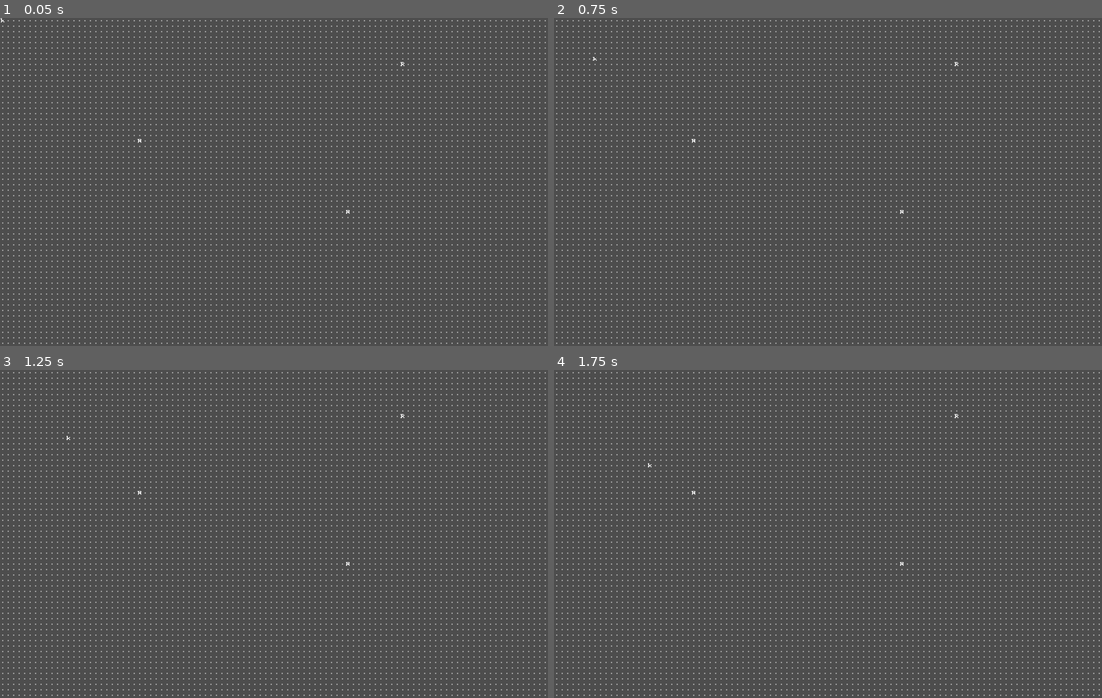
Above: before the commit, frames 1-4 (two rows, left to right).
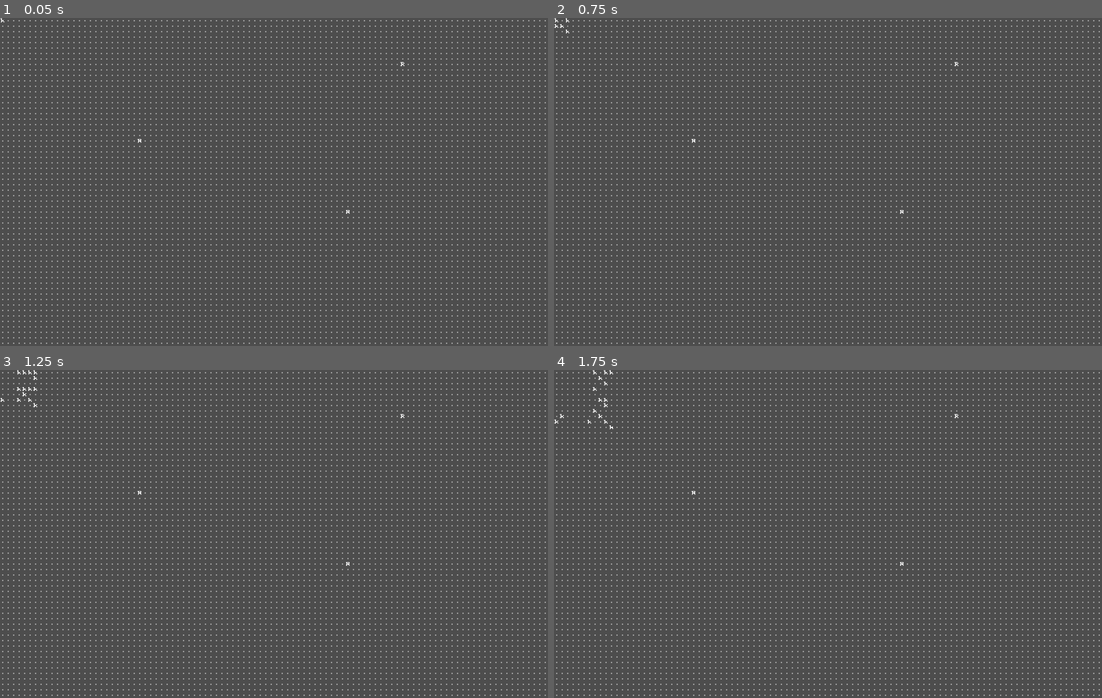
Above: after the commit, the same moments.

Repository: rainbowd-ash/roguelike_simulation
Game: Godot game, scene res://game/world.tscn
The game is run twice, just before and just after one commit, with the same random seed, the same clock (stepped at 60 frames per second) and the same inputs. Before the commit the project starts from res://world.tscn.
Inputs:
- Up to frame 1 (0.05 s): no input
- Up to frame 2 (0.75 s): tap Enter at 0.5 s
- Up to frame 3 (1.25 s): no input
- Up to frame 4 (1.75 s): no input

Frame 1 is identical in both runs. In frame 2, less than 0.1% of the frame differs, in the area x 0-8%, y 0-14%; in frame 3, less than 0.1%; in frame 4, 0.1%, in the area x 0-18%, y 0-30%.

Commit message:
like... a bunch of changes

Diff:
--- a/autoloads/grid.gd
+++ b/autoloads/grid.gd
@@ -1,5 +1,7 @@
+extends Node
 #class_name Grid
-extends Node
+
+## Converts world/pixel coordinates to points on the pathfinding grid
 
 var tile_size : Vector2
 
--- /dev/null
+++ b/bots/wander_bot.tscn
@@ -0,0 +1,15 @@
+[gd_scene format=3 uid="uid://dut5yvmixbs5m"]
+
+[ext_resource type="Script" uid="uid://dppkm2clrowfg" path="res://robot_components/entity_base.gd" id="1_mjeju"]
+[ext_resource type="Texture2D" uid="uid://c6ks5xx8eul55" path="res://tiles/tileset/cp437_10x10.png" id="2_avwlk"]
+
+[node name="WanderBot" type="Node2D" unique_id=716353204]
+script = ExtResource("1_mjeju")
+
+[node name="Sprite" type="Sprite2D" parent="." unique_id=904991775]
+position = Vector2(5, 5)
+texture = ExtResource("2_avwlk")
+region_enabled = true
+region_rect = Rect2(110, 60, 10, 10)
+
+[node name="Navigation" type="Node" parent="." unique_id=1368671110]
--- a/a_star_grid.gd
+++ b/game/navigation_grid.gd
@@ -1,4 +1,5 @@
 extends Node
+#class_name NavigationGrid
 
 var astar_grid : AStarGrid2D
 
--- a/world.gd
+++ b/game/world.gd
@@ -14,6 +14,7 @@
 
 func _ready() -> void:
 	world_gen()
+	spawn_wanderbots(20)
 	#%ProcGen/FactoryLayout.generate_factory_floor()
 	#%AStarGrid.update_grid()
 
@@ -34,7 +35,12 @@
 	#for i in rechargers.size():
 		#var location = rechargers[i]
 		#floor_space[location.y][location.x] = false
-	%AStarGrid.update_grid(floor_space)
+	NavigationGrid.update_grid(floor_space)
+
+func spawn_wanderbots(amount : int):
+	const WANDER_BOT = preload("uid://dut5yvmixbs5m")
+	for i in amount:
+		$Entities.add_child(WANDER_BOT.instantiate())
 
 func set_cell(location : Vector2i, value) -> void:
 	var x = location.x
--- a/world.tscn
+++ b/game/world.tscn
@@ -1,38 +1,24 @@
 [gd_scene format=3 uid="uid://dqnhym6r8k7o4"]
 
-[ext_resource type="Script" uid="uid://dmhg5rd2hesv3" path="res://world.gd" id="1_wse8f"]
-[ext_resource type="Script" uid="uid://1q1v4u1cebx" path="res://a_star_grid.gd" id="2_ic0uy"]
-[ext_resource type="Texture2D" uid="uid://decugfypnphwq" path="res://tiles/tileset/floor.png" id="5_70uel"]
-[ext_resource type="Script" uid="uid://dppkm2clrowfg" path="res://robot_components/entity_base.gd" id="6_hiqwa"]
-[ext_resource type="Texture2D" uid="uid://c6ks5xx8eul55" path="res://tiles/tileset/cp437_10x10.png" id="7_2u3nc"]
-[ext_resource type="Script" uid="uid://p2vr0k08sw0p" path="res://interactables/recharge_machines.gd" id="10_cbp6q"]
+[ext_resource type="Script" uid="uid://dmhg5rd2hesv3" path="res://game/world.gd" id="1_fhh06"]
+[ext_resource type="Texture2D" uid="uid://decugfypnphwq" path="res://tiles/tileset/floor.png" id="3_0q2ew"]
+[ext_resource type="PackedScene" uid="uid://dut5yvmixbs5m" path="res://bots/wander_bot.tscn" id="3_805w3"]
+[ext_resource type="Texture2D" uid="uid://c6ks5xx8eul55" path="res://tiles/tileset/cp437_10x10.png" id="5_6ib04"]
+[ext_resource type="Script" uid="uid://p2vr0k08sw0p" path="res://interactables/recharge_machines.gd" id="6_cjey8"]
 
 [node name="World" type="Node2D" unique_id=1242992929]
 scale = Vector2(1.5, 1.5)
-script = ExtResource("1_wse8f")
-
-[node name="AStarGrid" type="Node" parent="." unique_id=2051265867]
-unique_name_in_owner = true
-script = ExtResource("2_ic0uy")
+script = ExtResource("1_fhh06")
 
 [node name="Floor" type="Sprite2D" parent="." unique_id=550603305]
 modulate = Color(0.5890956, 0.5890956, 0.5890956, 1)
-texture = ExtResource("5_70uel")
+texture = ExtResource("3_0q2ew")
 centered = false
 
 [node name="Entities" type="Node2D" parent="." unique_id=1466909826]
 unique_name_in_owner = true
 
-[node name="WanderBot" type="Node2D" parent="Entities" unique_id=84570191]
-script = ExtResource("6_hiqwa")
-
-[node name="Sprite" type="Sprite2D" parent="Entities/WanderBot" unique_id=2116703556]
-position = Vector2(5, 5)
-texture = ExtResource("7_2u3nc")
-region_enabled = true
-region_rect = Rect2(110, 60, 10, 10)
-
-[node name="Navigation" type="Node" parent="Entities/WanderBot" unique_id=1811146124]
+[node name="WanderBot" parent="Entities" unique_id=716353204 instance=ExtResource("3_805w3")]
 
 [node name="Interactables" type="Node2D" parent="." unique_id=2093705675]
 
--- a/project.godot
+++ b/project.godot
@@ -10,13 +10,14 @@
 
 [application]
 
-config/name="roguelike_simulation"
+config/name="Robot Simulation"
 run/main_scene="uid://dqnhym6r8k7o4"
 config/features=PackedStringArray("4.6", "Forward Plus")
 
 [autoload]
 
 Grid="*uid://bgnh732haal63"
+NavigationGrid="*uid://1q1v4u1cebx"
 
 [display]
 
--- a/robot_components/entity_base.gd
+++ b/robot_components/entity_base.gd
@@ -1,12 +1,14 @@
 class_name Entity
 extends Node2D
 
-var grid_position : Vector2i
 @onready var world: World = $"../.."
 
+var grid_position : Vector2i
+
 var movement_path : Array
+var current_destination : Vector2i
 
-var movespeed : int = 5
+var movespeed : int = 7
 var wait : int = 0
 
 func _ready() -> void:
@@ -14,15 +16,19 @@
 
 func _physics_process(_delta: float) -> void:
 	if wait == 0:
-		ai()
+		if movement_path.size() == 0:
+			wander()
+		else:
+			continue_along_path()
 	else:
 		wait = wait - 1
 
-func ai():
-	if movement_path.size() == 0:
-		var new_destination = Vector2i(randi_range(0,world.width),randi_range(0,world.height))
-		movement_path = %AStarGrid.astar_grid.get_id_path(grid_position,new_destination)
-	else:
-		grid_position = movement_path.pop_front()
-		position = Grid.grid_to_position(grid_position)
-		wait = movespeed
+func continue_along_path():
+	grid_position = movement_path.pop_front()
+	position = Grid.grid_to_position(grid_position)
+	wait = movespeed
+
+func wander():
+	var new_destination = Vector2i(randi_range(0,world.width-1),randi_range(0,world.height-1))
+	movement_path = NavigationGrid.astar_grid.get_id_path(grid_position,new_destination)
+	wait = randi_range(20,45)
Renamed: a_star_grid.gd.uid -> game/navigation_grid.gd.uid
Renamed: world.gd.uid -> game/world.gd.uid
Not shown: 1 places in game/world.tscn that only renumber resources
